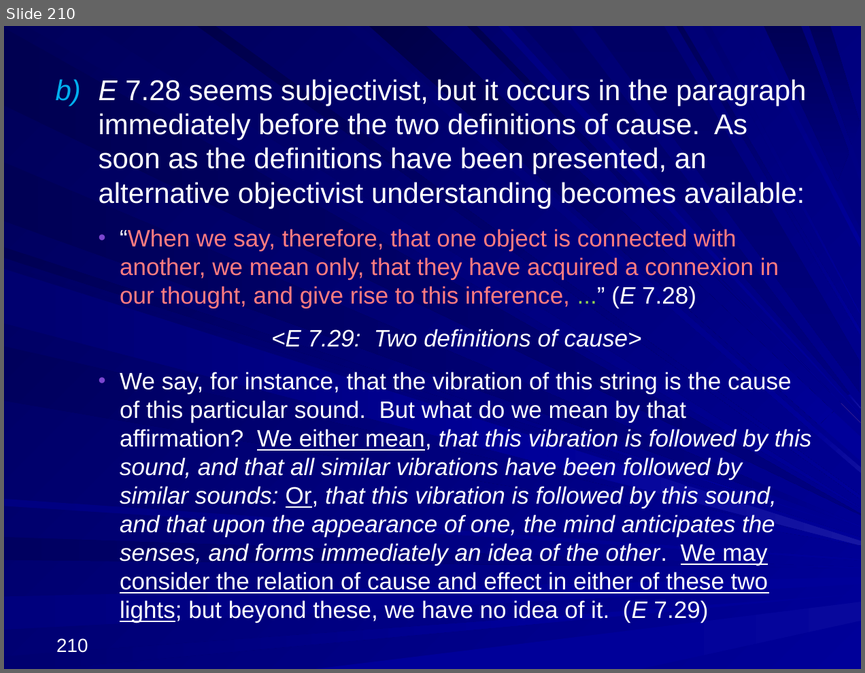
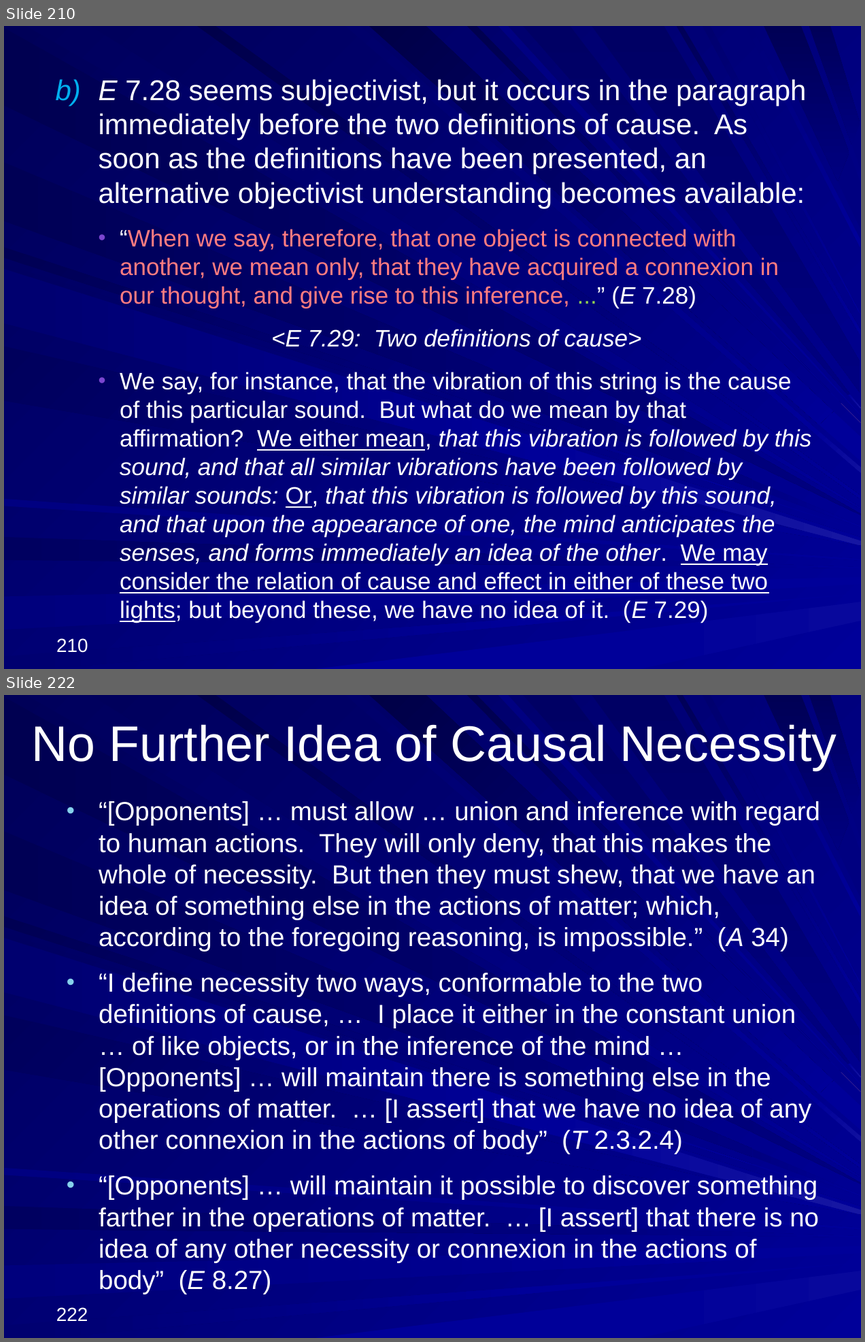
Before and after one commit to englishphilosophy/hume-texts-online, a slide deck: teaching/lectures/2024_Hume_MT_current.pptx. Shown one above the other, each under a label of ours: slide 210 before the commit, slides 210 and 222 after it; the slides between them are not shown. The pictures are 865x673 and 865x1342 pixels, drawn with LibreOffice and Linux fonts; fonts in the diff are those of the drawing. Boxes give left, top, right and bottom in pixels: in the first picture for what was removed or moved away, otherwise in the second. Text is boxed around its words. In the diff, an @@ line names an element or a change of style, - is before the commit and + after.

```diff
--- a/teaching/lectures/2024_Hume_MT_current.pptx
+++ b/teaching/lectures/2024_Hume_MT_current.pptx
@@ slide 222 added at box(4, 695, 861, 1338), background gradient #000078 to #000099; not listed: 37 template elements that a slide beside it also shows @@
@@ title added at box(31, 724, 837, 770), 42 pt, text #FFFFFF @@
+No Further Idea of Causal Necessity
@@ text added at box(99, 801, 820, 1294), 22 pt, text #FFFFFF @@
+• “[Opponents] … must allow … union and inference with regard to human actions. They will only deny, that this makes the whole of necessity. But then they must shew, that we have an idea of something else in the actions of matter; which, according to the foregoing reasoning, is impossible.” (A 34)
+• “I define necessity two ways, conformable to the two definitions of cause, … I place it either in the constant union … of like objects, or in the inference of the mind … [Opponents] … will maintain there is something else in the operations of matter. … [I assert] that we have no idea of any other connexion in the actions of body” (T 2.3.2.4)
+• “[Opponents] … will maintain it possible to discover something farther in the operations of matter. … [I assert] that there is no idea of any other necessity or connexion in the actions of body” (E 8.27)
@@ page number added at box(56, 1307, 88, 1321), 16 pt, text #FFFFFF @@
+222
```
Also in this commit, not shown: 7 slides changed, 53 other slides added, 1 other file.
